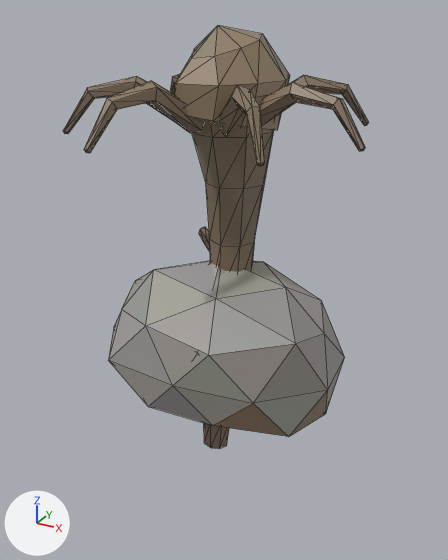
Renders of the glTF model assets/creatures/troll_rocks.glb from each side of a commit.
One viewpoint serves both versions: a 50 mm camera at (1.45, -2.62, 1.68) aimed at (0.0, 0.03, 0.36). The axes (+X, +Y, +Z) are drawn at lower left. The lights are the same throughout. The older version comes first. Mesh edges are drawn as thin lines.

Names of what the first picture shows: 'Boulder_1', 'Tree' and 1 more.
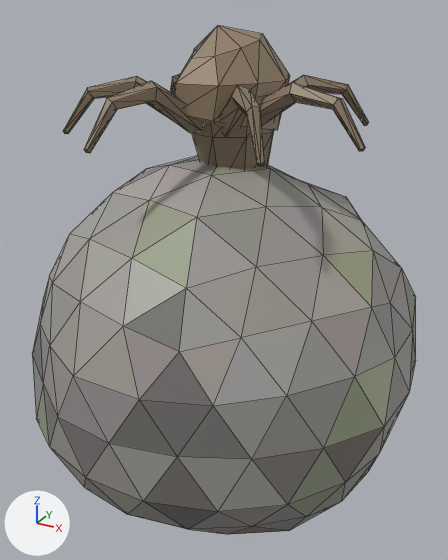
The change, as a list of edits to the scene's bpy script:
```text
Add me_ball:
    me_ball.from_pydata(...)  # 162 vertices, 320 faces; spans x -0.99..1.02, y -1.0..1.0, z -1.05..1.02
    me_ball.materials.append(mat_rock)
Add ob_ball:
    ob_ball = bpy.data.objects.new('Ball', me_ball)
    ob_ball.location = (0.0, 0.0, 0.0)
```

Location of each change, (x1, y1, x2, y2) in pixels of the pictures (448 x 560 px):
'Ball', added
    after: (32, 156, 416, 534)
'Boulder_1', unchanged, covered by the edit
    before: (108, 261, 345, 437)
